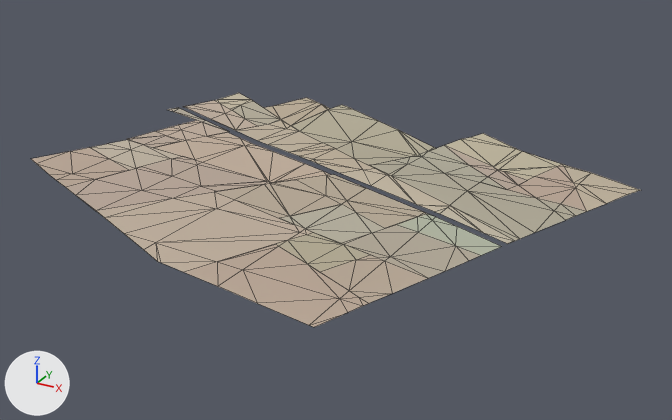
Renders of the glTF model assets/malta/countryside/farm_22_25_soil.glb from each side of a commit.
Camera for both pictures: a camera (50 mm lens) standing at (630.0, -876.0, 356.0) and looking at (254.0, -193.0, 15.0). Arrows for +X, +Y and +Z are at lower left; the lights stay in place. The first picture is the older version. Mesh edges are drawn as thin lines. Vertices at exactly the same position are counted once.

Script lines for the objects in view, before the commit:
```python
me_geometry_0 = bpy.data.meshes.new('geometry_0')
me_geometry_0.from_pydata(...)  # 274 vertices, 375 faces; spans x -19.0..493.0, y -422.0..38.0, z 23.0..48.0
me_geometry_0.materials.append(mat_defaultmaterial)
ob_geometry_0 = bpy.data.objects.new('geometry_0', me_geometry_0)
ob_geometry_0.location = (0.0, 0.0, 0.0)
```
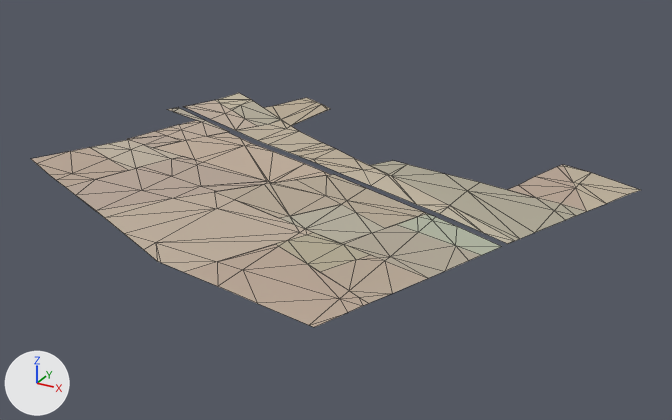
What changed in the scene script:
```text
Change me_geometry_0:
    used by ob_geometry_0; location = (0.0, 0.0, 0.0)
    remove me_geometry_0.from_pydata(...)  # 274 vertices, 375 faces; spans x -19.0..493.0, y -422.0..38.0, z 23.0..48.0
    add me_geometry_0.from_pydata(...)  # 247 vertices, 323 faces; spans x -19.0..493.0, y -422.0..28.0, z 24.0..48.0
    me_geometry_0 part 1
    27 vertices are removed from x 139.0..395.0, y -87.0..38.0, z 23.0..38.0
    52 faces are deleted
    other edits to the shape of me_geometry_0 do not show in these pictures
```

What differs and where, as boxes (x1, y1, x2, y2) in the pictures (672 x 420 px):
part 1 of me_geometry_0, deleted
    before: (292, 105, 562, 190)
